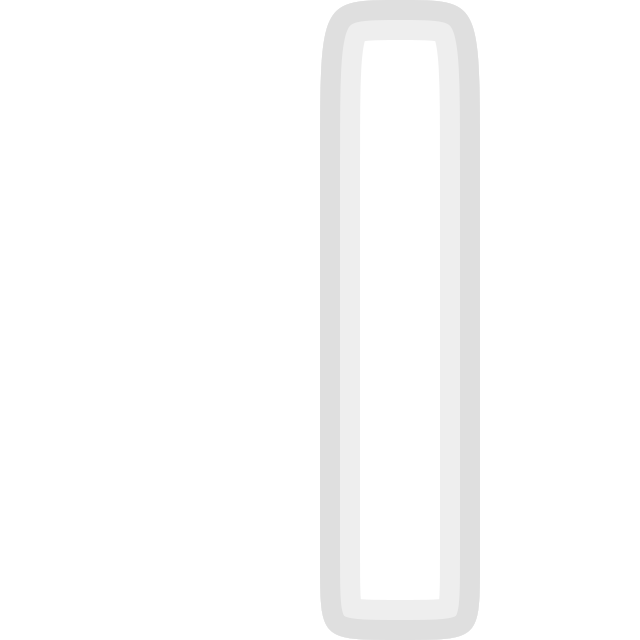
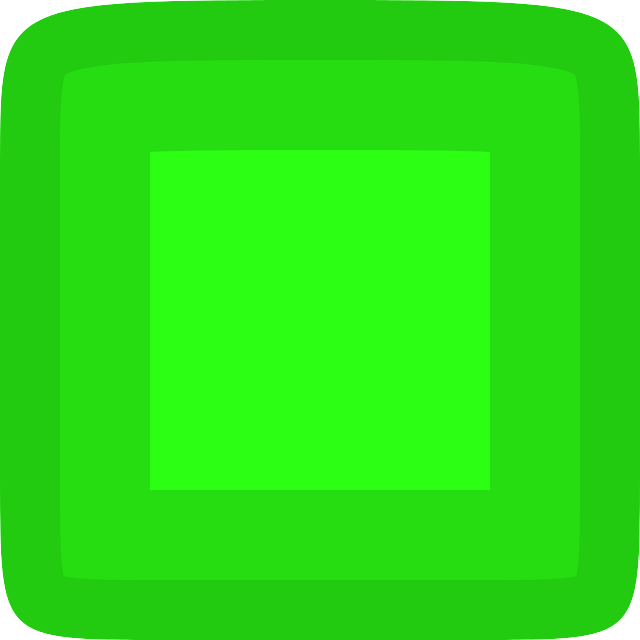
Revision of a layered w=640, h=640 image; what changed, layer by layer:
renamed "Layer #4" to "T", showed it, painted on it over 0, 0, 640, 640
renamed "Layer #7" to "Bar", hid it, moved it above "Square", painted on it over 0, 0, 640, 640
